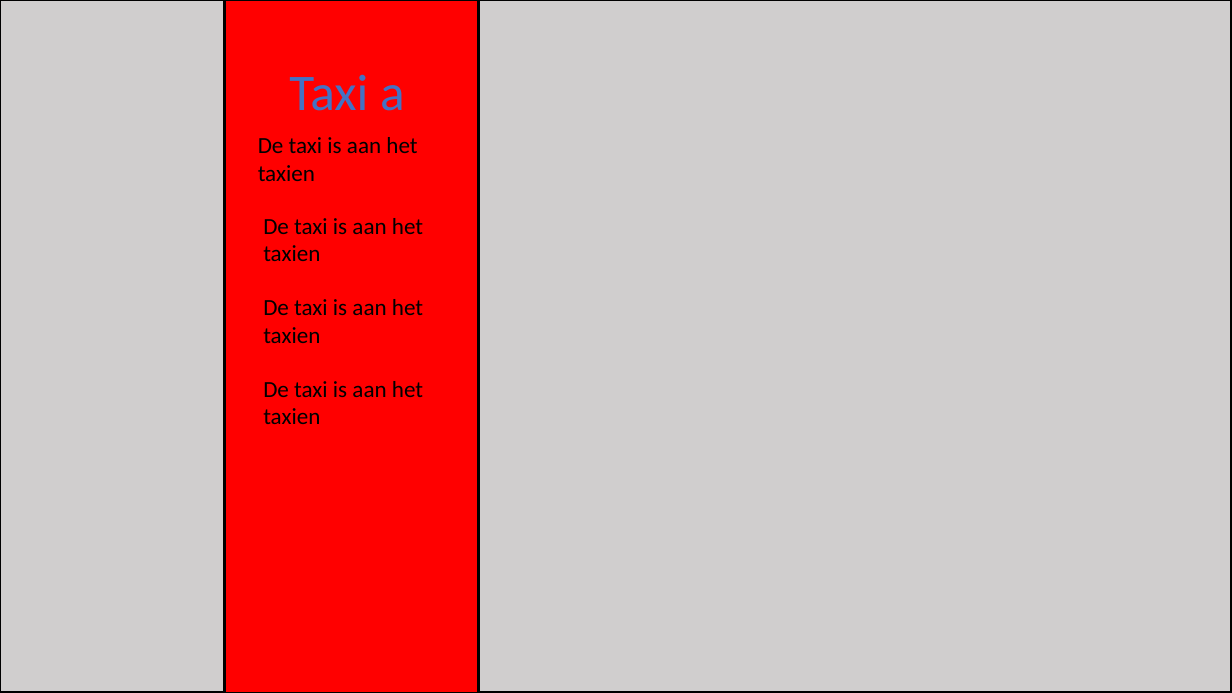
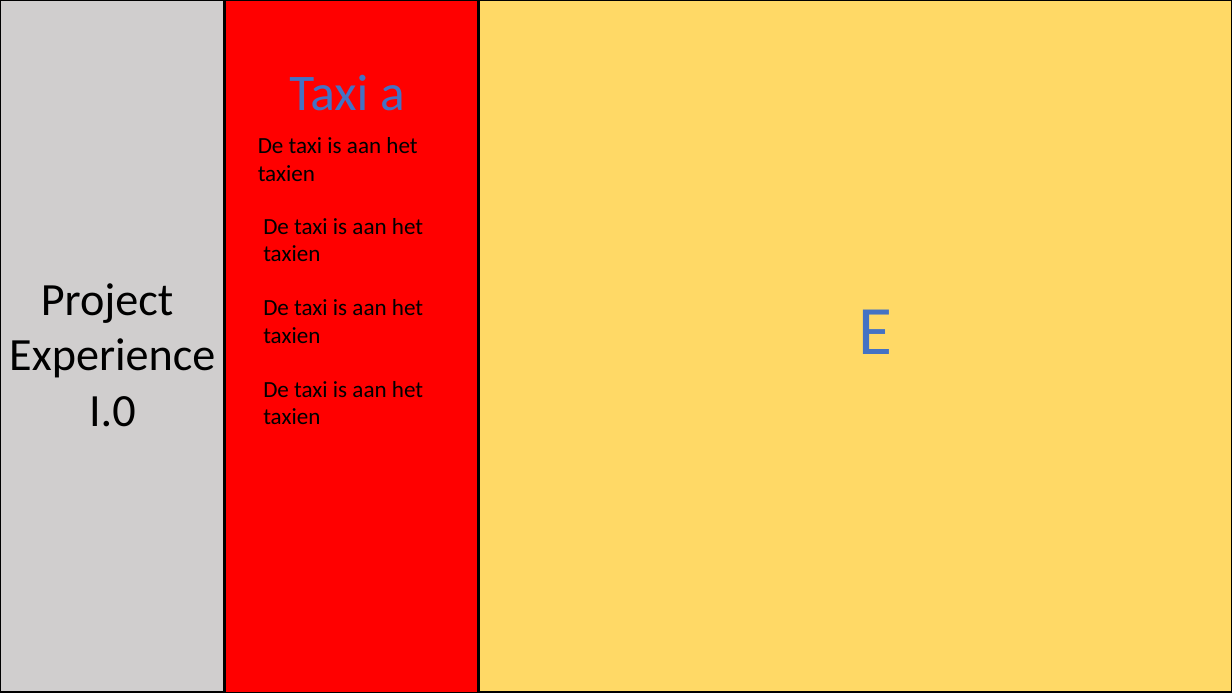
Before and after one commit to vives-project-xp/Taxi, a slide deck: slide 6 of School presentatie/Presentatie1.pptx. Drawn at 1232x693 pixels with LibreOffice and Linux fonts; fonts in the diff are those of the drawing. Boxes give left, top, right and bottom in pixels: in the first picture for what was removed or moved away, otherwise in the second. Text is boxed around its words. In the diff, an @@ line names an element or a change of style, - is before the commit and + after.

```diff
--- a/School presentatie/Presentatie1.pptx
+++ b/School presentatie/Presentatie1.pptx
@@ rectangle at (479, 0, 1232, 693): fill #D0CECE to #FFD966 @@
@@ rectangle added at (480, 0, 1232, 693), fill #FFD966, outline #000000 2.25 pt @@
@@ text added at (9, 283, 215, 427), 36 pt, text #000000 @@
+Project
+Experience
+I.0
@@ text added at (859, 309, 893, 354), 54 pt, text #4472C4 @@
+E
```
Also in this commit, not shown: 8 other slides changed, 1 slide added, 1 other file.
